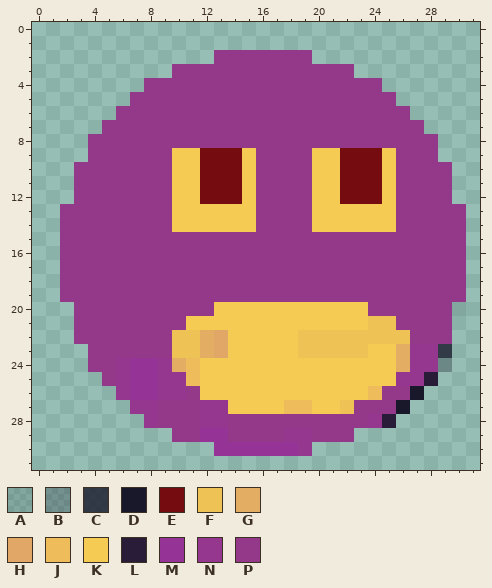
A pixel-art sprite gets an edit: character/jr.png. This is how it looked before the edit.
The file is 32x32 pixels. Pixels under 10% opacity are left out. Colours within 5 levels of each other are drawn and written as one.
Palette (. is transparent): A #07161d23  B #16162945  C #18172ac9  D #19172a  E #750d10  F #efc256  G #e3ad63  H #e1a766  J #eebc5a  K #f5cb53  L #281c39  M #953397  N #95378f  P #943989
New version:
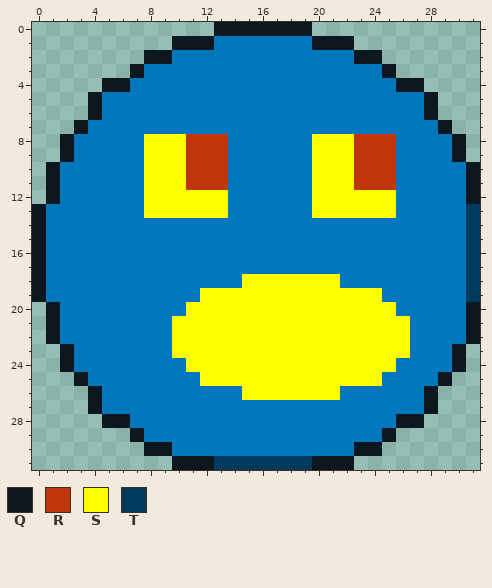
Colours new in this view: Q #0d171f  R #bf360c  S #ffff00  T #003a5c
Diff:
colour P: #943989 -> #0277bd
Changed rows in their new state; - is a pixel that keeps its letter.
first column x 0:
 0 -------------QQQQQQQ------------
 1 ----------QQQPPPPPPPQQQ---------
 2 --------QQPPP-------PPPQQ-------
 3 -------QPP-------------PPQ------
 4 -----QQP-----------------PQQ----
 5 ----QPP-------------------PPQ---
 6 ----QP---------------------PQ---
 7 ---QP-----------------------PQ--
 8 --QP----SSSRRR------SSSRRR---PQ-
 9 --QP----SSSRRRPP----SSSRRR---PQ-
10 -QP-----SSSRRRPP----SSSRRR----PQ
11 -QP-----SSSRRRPP----SSSRRR----PQ
12 -QP-----SSSSSSPP----SSSSSS----PQ
13 QP------SSSSSSPP----SSSSSS-----T
14 QP--------PPPPPP----PPPPPP-----T
15 QP-----------------------------T
16 QP-----------------------------T
17 QP-----------------------------T
18 QP-------------SSSSSSS---------T
19 QP----------SSSSSSSSSSSSS------T
20 -QP--------SSSSSSSSSSSSSSS----PQ
21 -QP-------SSSSSSSSSSSSSSSSS---PQ
22 -QP-------SSSSSSSSSSSSSSSSS---PQ
23 --QP------SSSSSSSSSSSSSSSSSPPPQ-
24 --QP--PPPPPSSSSSSSSSSSSSSSPPPPQ-
25 ---QP-PPPPPPSSSSSSSSSSSSSPPPPQ--
26 ----QPPPPPP-PPPSSSSSSSPPP--PQ---
27 ----QPPPP---PPPPPPPPPPP---PPQ---
28 -----QQPP---PP----------PPQQ----
29 -------QPP--PP----PP---PPQ------
30 --------QQPPPPPPPPPPPPPQQ-------
31 ----------QQQTTTTTTTQQQ---------
Boxes around the changes in both pictures, in picture pixels (x1, y1, x2, y2):
changed: (32, 22, 480, 470)
